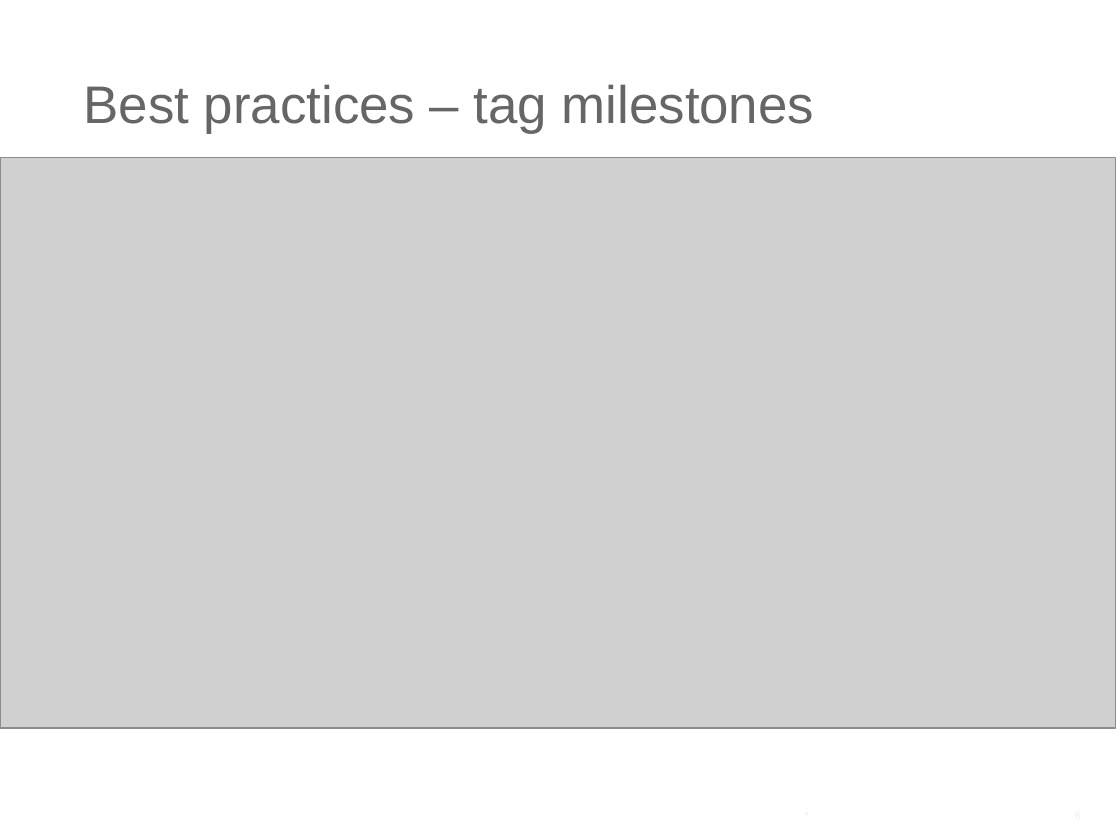
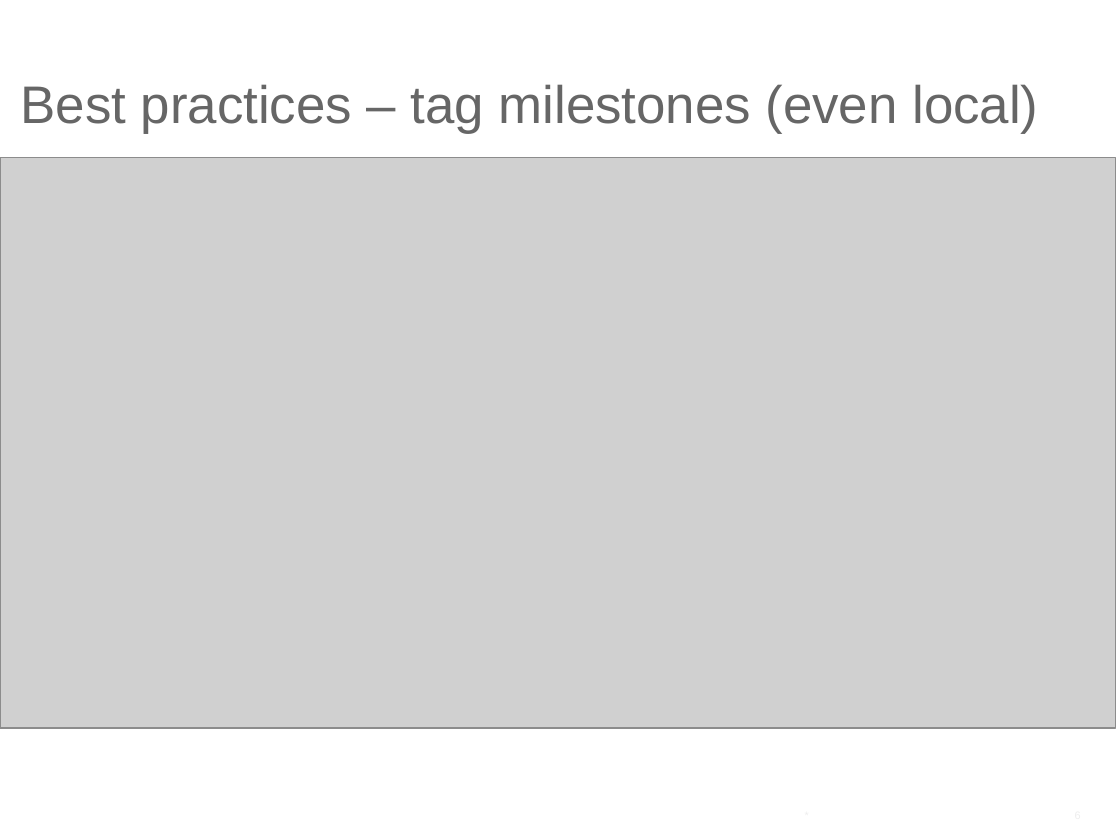
Before and after one commit to ilyaro/git_best_practices_ppt, a slide deck: slide 6 of Git_Best_Practices.pptx. Drawn at 1120x840 pixels with LibreOffice and Linux fonts; fonts in the diff are those of the drawing; grey boxes stand for pictures. Boxes give left, top, right and bottom in pixels: in the first picture for what was removed or moved away, otherwise in the second. Text is boxed around its words. In the diff, an @@ line names an element or a change of style, - is before the commit and + after.

```diff
--- a/Git_Best_Practices.pptx
+++ b/Git_Best_Practices.pptx
@@ title at [21,84,1038,134]: text changed @@
-Best practices – tag milestones
+Best practices – tag milestones (even local)
```
Also in this commit, not shown: 2 other slides changed, 9 other files.
